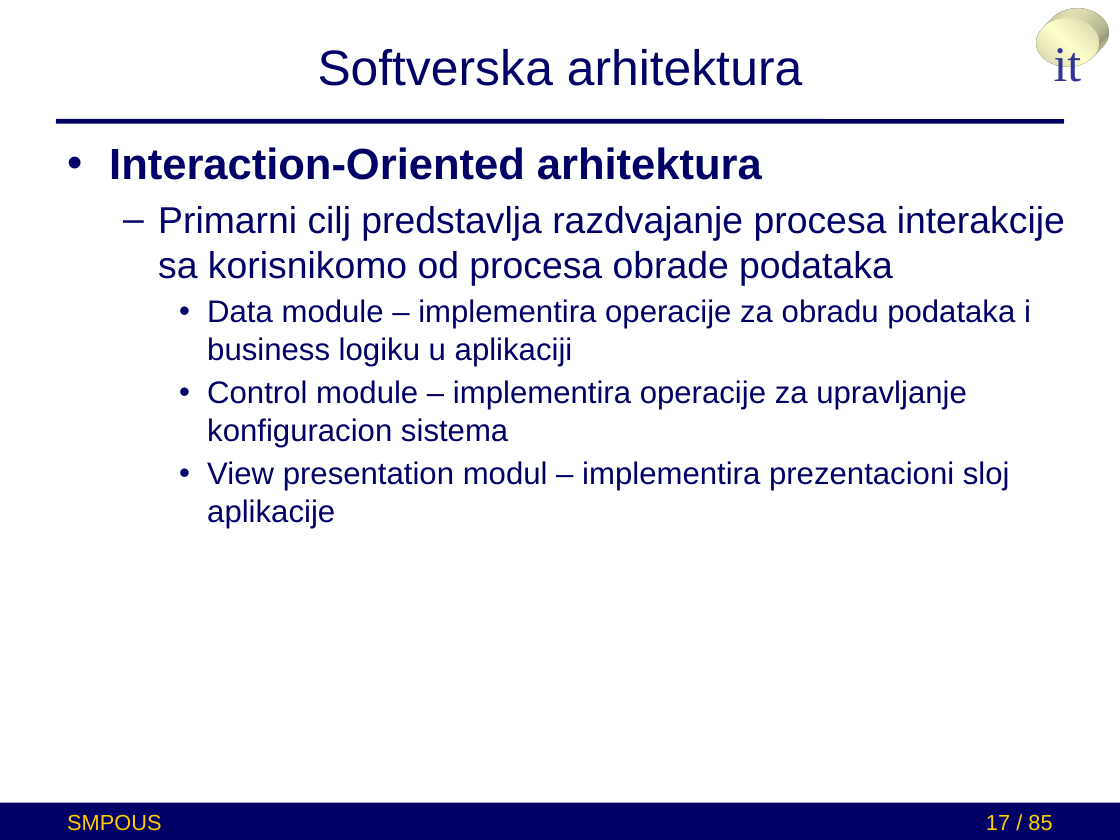
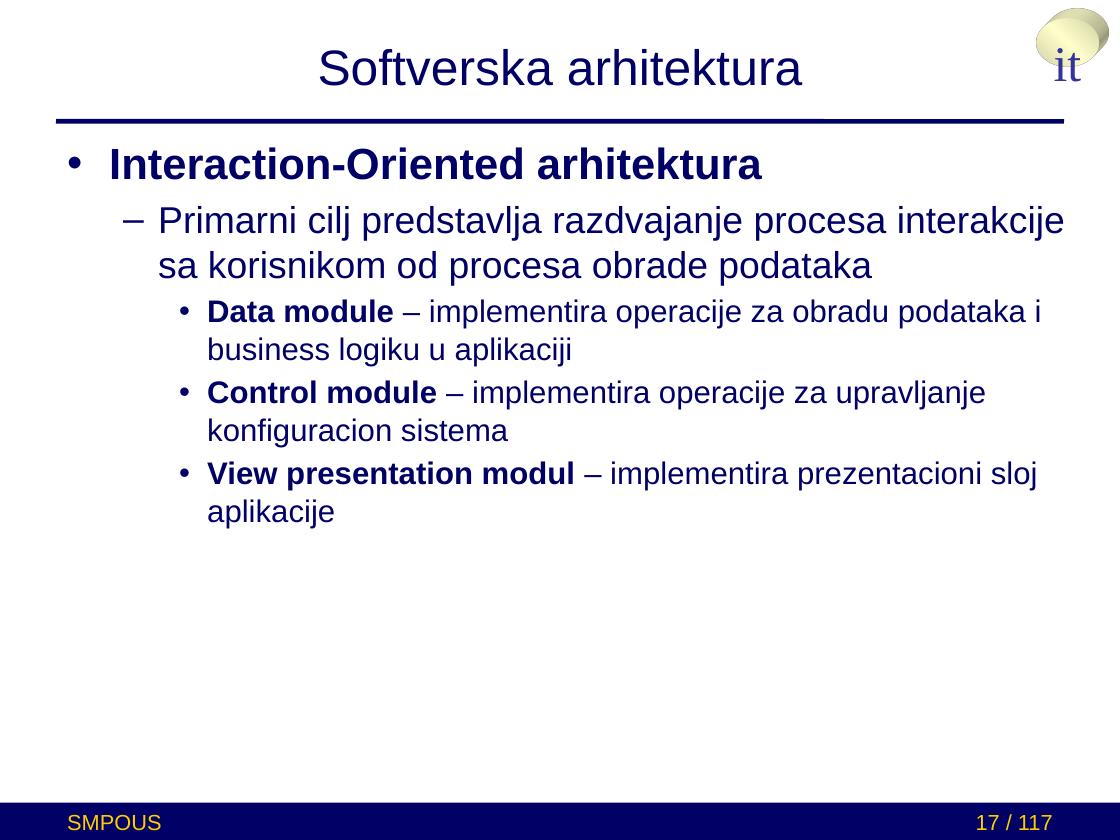
Before and after one commit to brankoterzic/SMPUOS-example-project, a slide deck: slide 17 of presentation_ppx/microservices.pptx. Drawn at 1120x840 pixels with LibreOffice and Linux fonts; fonts in the diff are those of the drawing. Boxes give left, top, right and bottom in pixels: in the first picture for what was removed or moved away, otherwise in the second. Text is boxed around its words. In the diff, an @@ line names an element or a change of style, - is before the commit and + after.

```diff
--- a/presentation_ppx/microservices.pptx
+++ b/presentation_ppx/microservices.pptx
@@ text at [158, 206, 1065, 285]: text changed @@
-  – Primarni cilj predstavlja razdvajanje procesa interakcije sa korisnikomo od procesa obrade podataka
+  – Primarni cilj predstavlja razdvajanje procesa interakcije sa korisnikom od procesa obrade podataka
@@ text at [207, 299, 1042, 528]: bold on in "Data module", "Control module", "View presentation modul" @@
@@ page number at [976, 815, 1053, 830]: text changed @@
-17 / 85
+17 / 117
```
Also in this commit, not shown: 90 other slides changed, 1 slide added, 1 slide removed.
